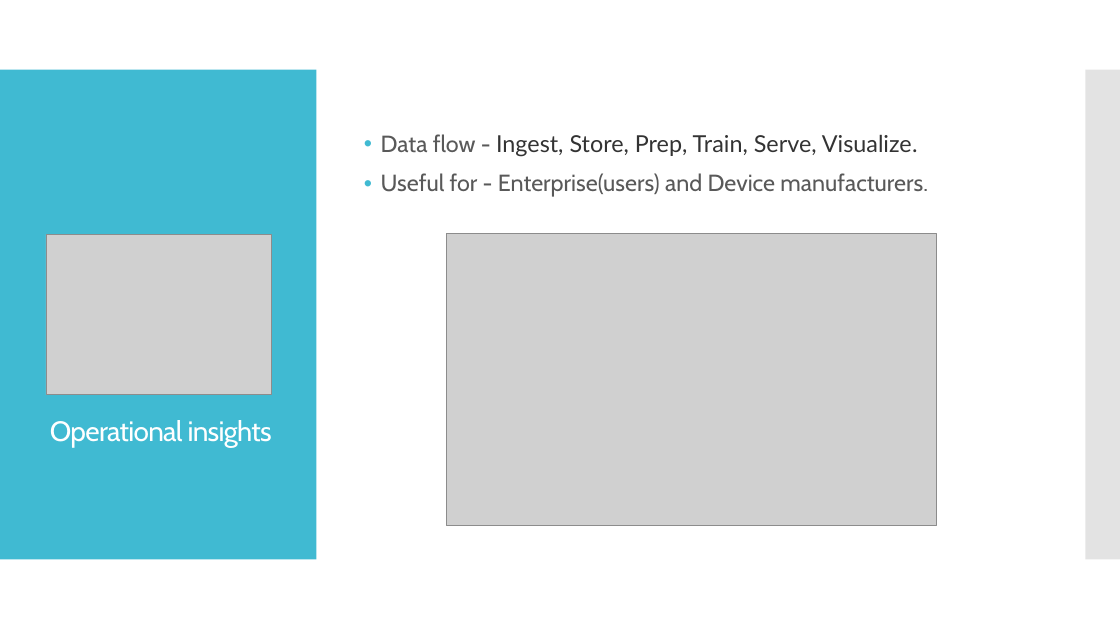
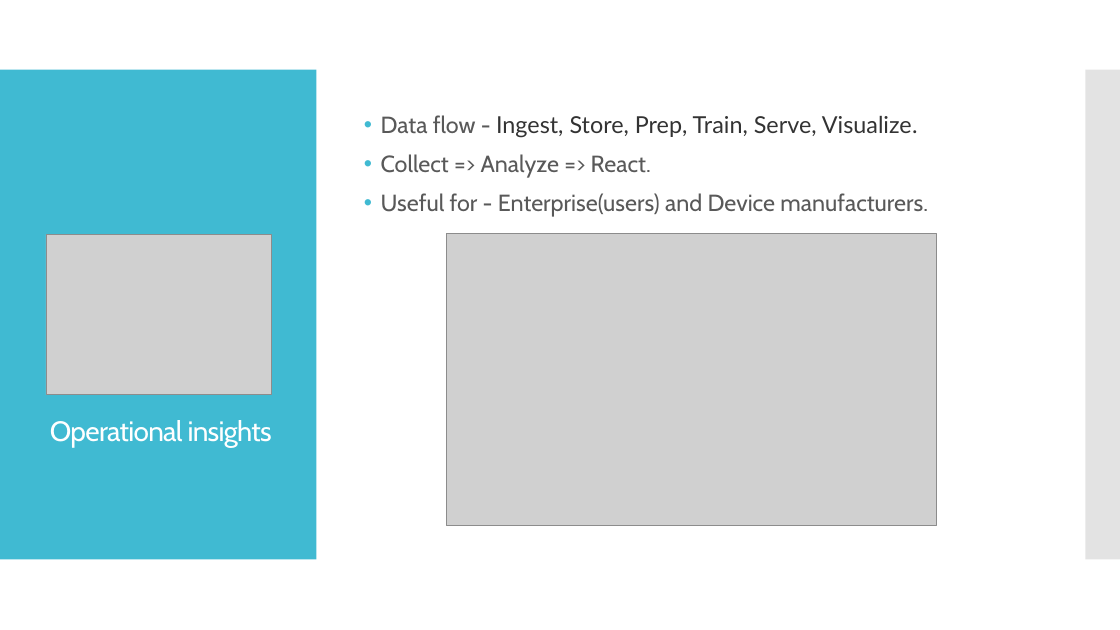
Before and after one commit to dinesarun/common, a slide deck: slide 5 of sessions/ChennaiAzureUserGroup/Databricks_IOT_Analytics/IOT-ML-Azure.pptx. Drawn at 1120x630 pixels with LibreOffice and Linux fonts; fonts in the diff are those of the drawing; grey boxes stand for pictures. Boxes give left, top, right and bottom in pixels: in the first picture for what was removed or moved away, otherwise in the second. Text is boxed around its words. In the diff, an @@ line names an element or a change of style, - is before the commit and + after.

```diff
--- a/sessions/ChennaiAzureUserGroup/Databricks_IOT_Analytics/IOT-ML-Azure.pptx
+++ b/sessions/ChennaiAzureUserGroup/Databricks_IOT_Analytics/IOT-ML-Azure.pptx
@@ text at (381,154,651,178): paragraph added @@
+• Collect => Analyze => React.
```
Also in this commit, not shown: 10 other slides changed, 10 slides added, 2 slides removed.
